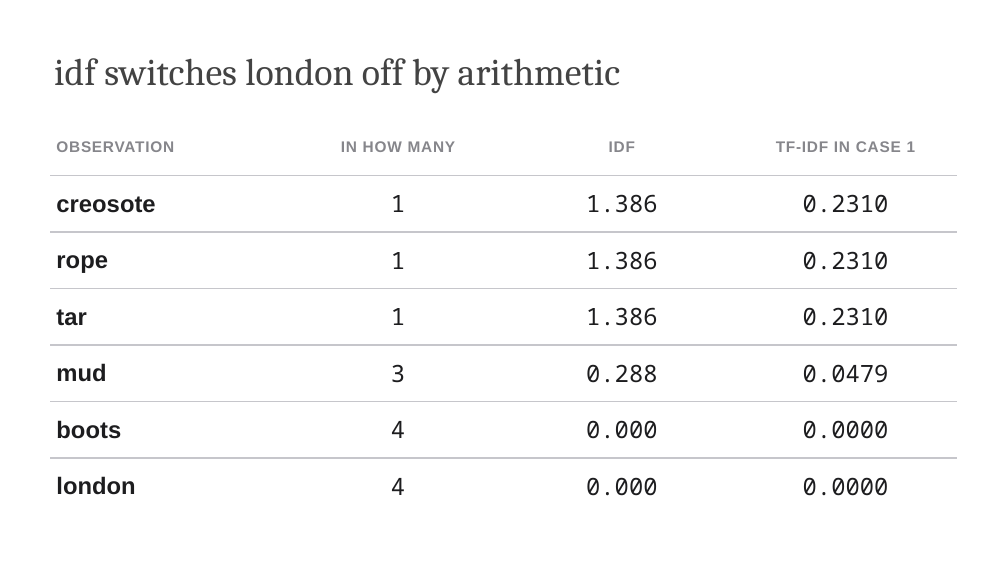
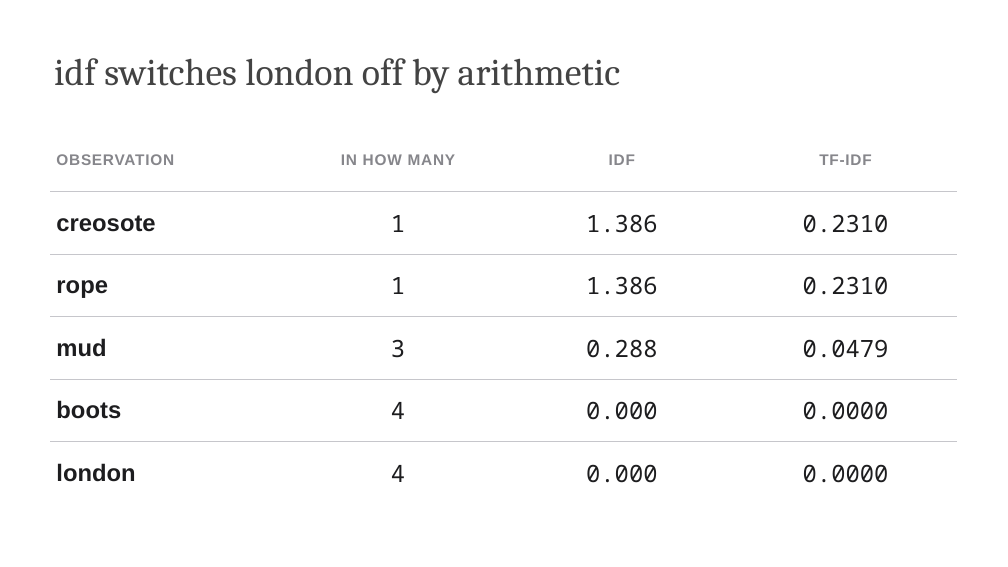
Before and after one commit to edavalosanaya/CSCI3495_NLP_LLMs_Student, a slide deck: slide 7 of weeks/week-05/class-01/lecture/slides.pptx (slide 6 before the commit). Drawn at 1008x567 pixels with LibreOffice and Linux fonts; fonts in the diff are those of the drawing; background and template pictures are left out. Boxes give left, top, right and bottom in pixels: in the first picture for what was removed or moved away, otherwise in the second. Text is boxed around its words. In the diff, an @@ line names an element or a change of style, - is before the commit and + after.

```diff
--- a/weeks/week-05/class-01/lecture/slides.pptx
+++ b/weeks/week-05/class-01/lecture/slides.pptx
@@ table at [50, 129, 958, 504] @@
-row 1, column 4: TF-IDF IN CASE 1
+row 1, column 4: TF-IDF
-row 4: tar | 1 | 1.386 | 0.2310
@@ table: place and size @@
-table at [50, 119, 958, 514]
+table at [50, 129, 958, 504]
```
Also in this commit, not shown: 5 other slides changed, 3 slides added, 3 slides removed, 2 other files.
